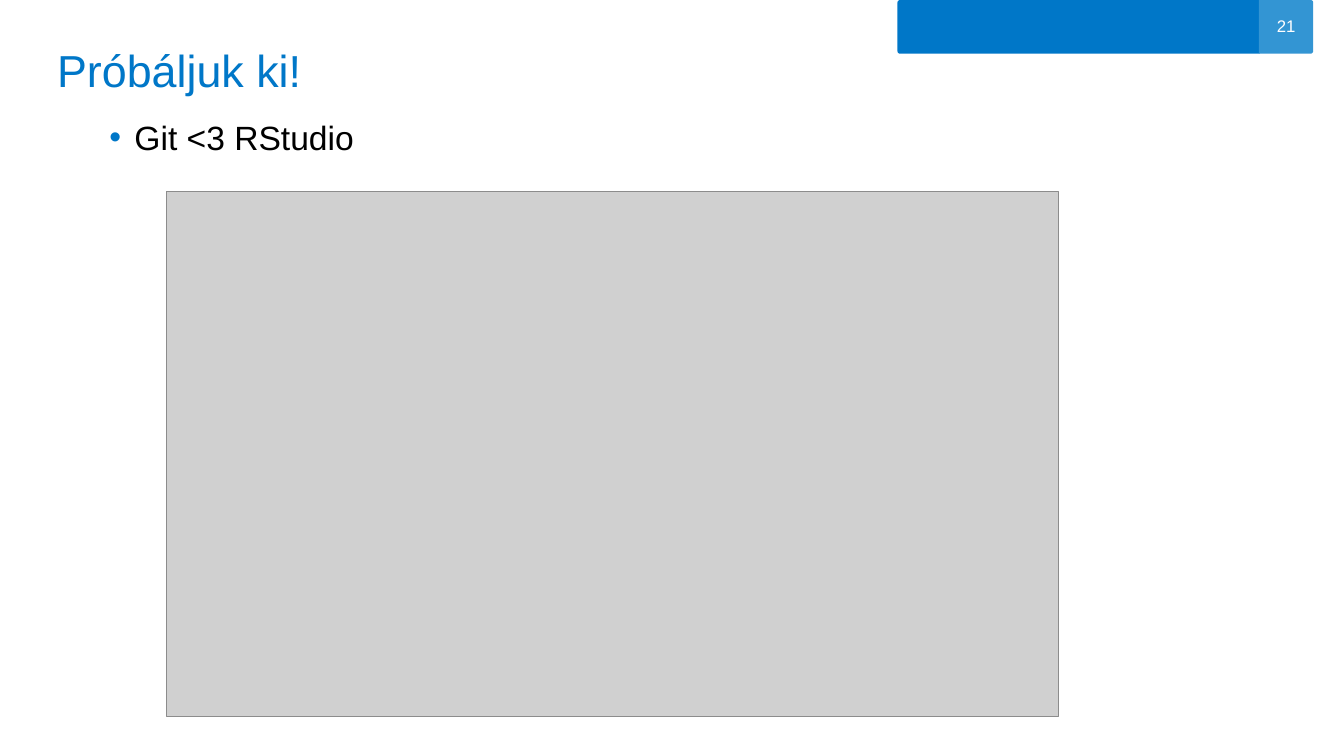
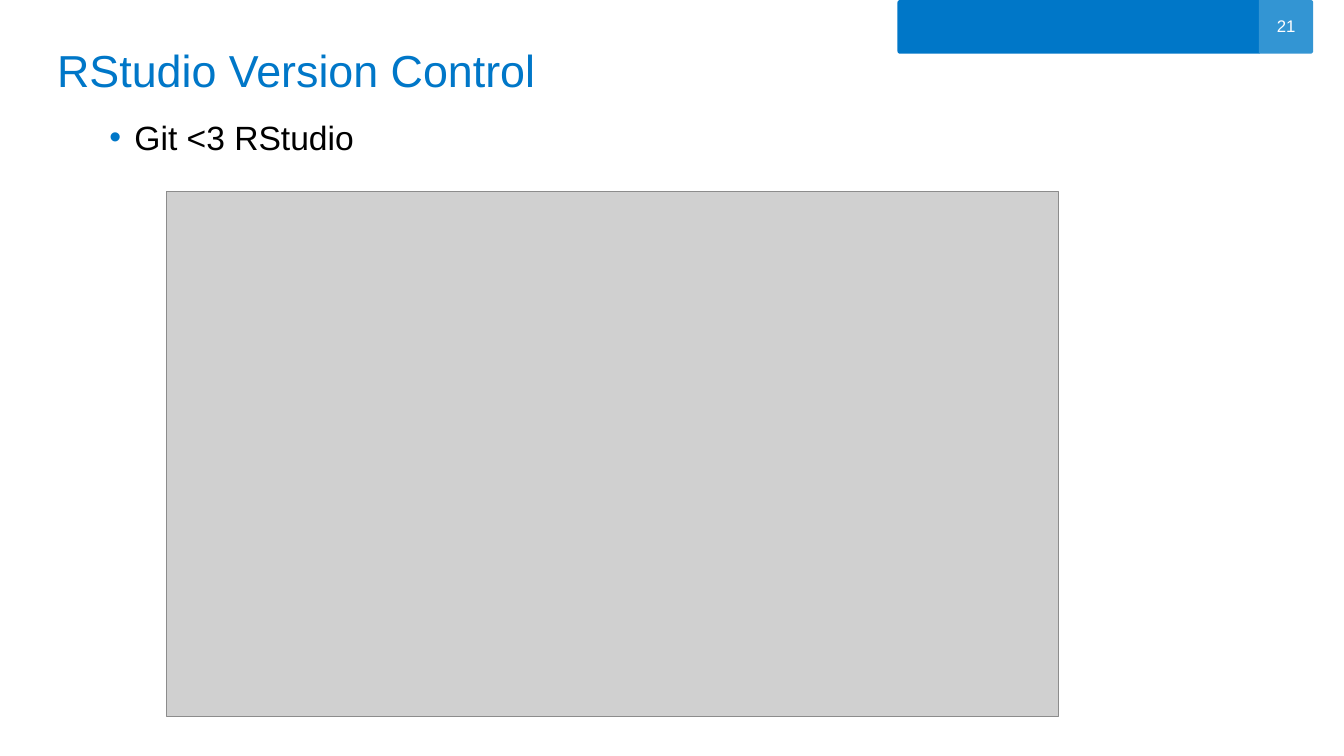
Before and after one commit to oerika1988/aegon-git-tutorial, a slide deck: slide 21 of GIT.pptx. Drawn at 1344x756 pixels with LibreOffice and Linux fonts; fonts in the diff are those of the drawing; grey boxes stand for pictures; background and template pictures are left out. Boxes give left, top, right and bottom in pixels: in the first picture for what was removed or moved away, otherwise in the second. Text is boxed around its words. In the diff, an @@ line names an element or a change of style, - is before the commit and + after.

```diff
--- a/GIT.pptx
+++ b/GIT.pptx
@@ title at (57, 54, 535, 88): text changed @@
-Próbáljuk ki!
+RStudio Version Control
```
Also in this commit, not shown: 15 other slides changed, 1 slide added, 1 slide removed.
